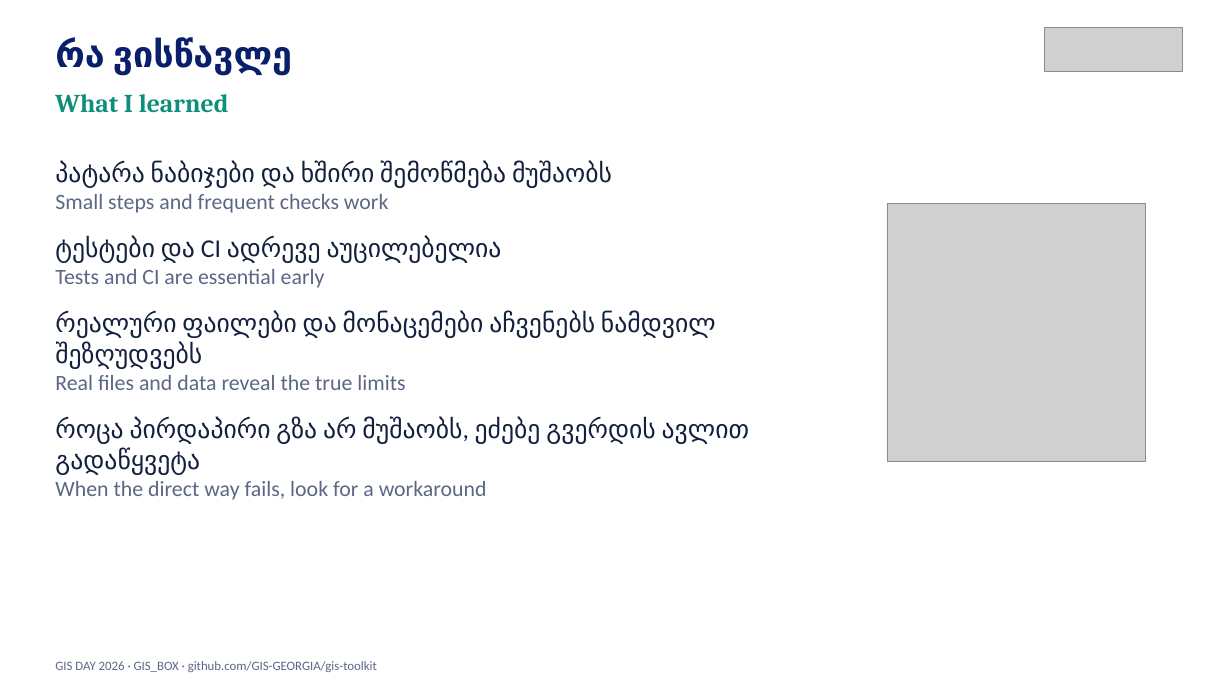
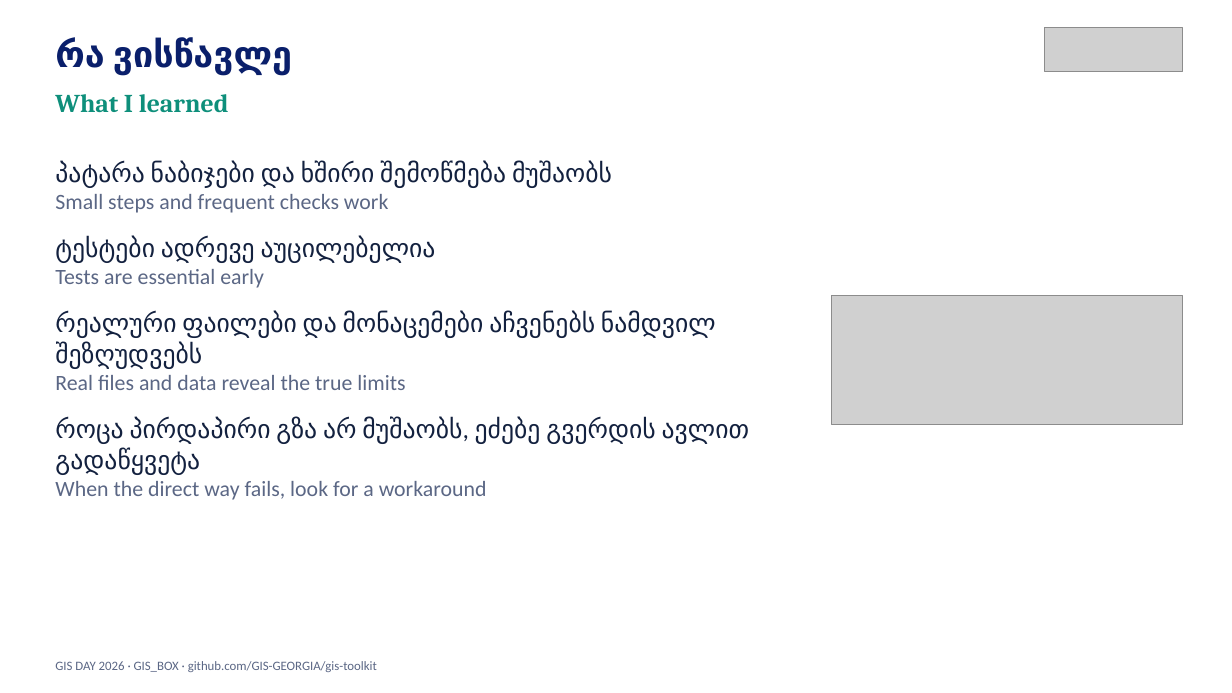
Before and after one commit to GIS-Edu-Georgia/gis-day, a slide deck: slide 15 of downloads/GIS_BOX_AI_PRESENTATION.pptx (slide 14 before the commit). Drawn at 1232x693 pixels with LibreOffice and Linux fonts; fonts in the diff are those of the drawing; grey boxes stand for pictures. Boxes give left, top, right and bottom in pixels: in the first picture for what was removed or moved away, otherwise in the second. Text is boxed around its words. In the diff, an @@ line names an element or a change of style, - is before the commit and + after.

```diff
--- a/downloads/GIS_BOX_AI_PRESENTATION.pptx
+++ b/downloads/GIS_BOX_AI_PRESENTATION.pptx
@@ text at [55,237,436,288]: text changed @@
-ტესტები და CI ადრევე აუცილებელია
-Tests and CI are essential early
+ტესტები ადრევე აუცილებელია
+Tests are essential early
@@ picture: place and size @@
-picture at [887,203,1146,462]
+picture at [832,296,1183,425]
```
Also in this commit, not shown: 10 other slides changed, 4 slides added, 3 slides removed, 13 other files.
